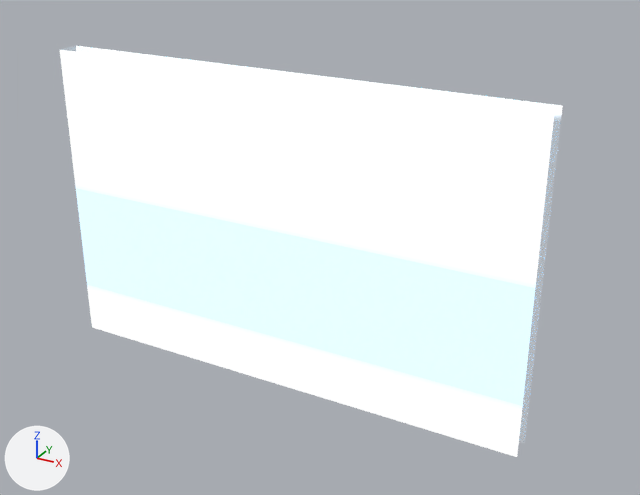
The FBX model Stora Spel/Stora Spel/Assets/Wall/Wall_Transparent.fbx: old version first, new version second.
Rendered twice from a 50 mm camera at (8.24, -13.46, 9.73) aimed at (0.71, 0.23, 2.88). Arrows for +X, +Y and +Z are at lower left; the lights stay in place.

Script lines for the objects in view, before the commit:
```python
me_cube_003 = bpy.data.meshes.new('Cube.003')
me_cube_003.from_pydata(...)  # 8 vertices, 3 faces; spans x -5.02..5.02, y -0.23..0.24, z -0.15..6.2
me_cube_003.materials.append(mat_material_transparent)
ob_transparent = bpy.data.objects.new('Transparent', me_cube_003)
ob_transparent.location = (0.0, 0.0, 0.0)
```
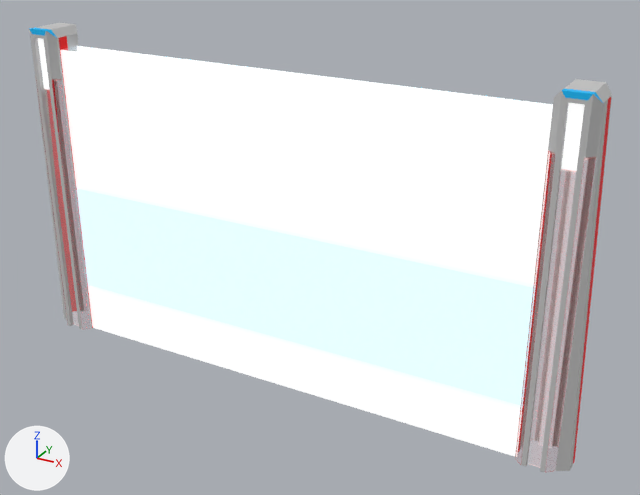
Boxes (x1, y1, x2, y2) around the edits, measured in the pictures (640 x 495 px):
'Solid', added
    after: (29, 23, 612, 472)

Diff of the bpy script that builds the scene:
```diff
--- a/Stora Spel/Stora Spel/Assets/Wall/Wall_Transparent.fbx.py
+++ b/Stora Spel/Stora Spel/Assets/Wall/Wall_Transparent.fbx.py
@@ mat_material_solid @@
+mat_material_solid = bpy.data.materials.new('Material_solid')
+# colours: white #e7e7e7
+# uses the picture img_wall_diffuse_png
+# uses the picture img_wall_emissive_png
@@ me_cube_000 @@
+me_cube_000.from_pydata(...)  # 68 vertices, 50 faces; spans x -5.95..5.95, y -0.42..0.42, z -0.16..6.59
+me_cube_000.materials.append(mat_material_solid)
@@ ob_solid @@
+ob_solid = bpy.data.objects.new('Solid', me_cube_000)
+ob_solid.location = (0.0, 0.0, 0.0)
```
